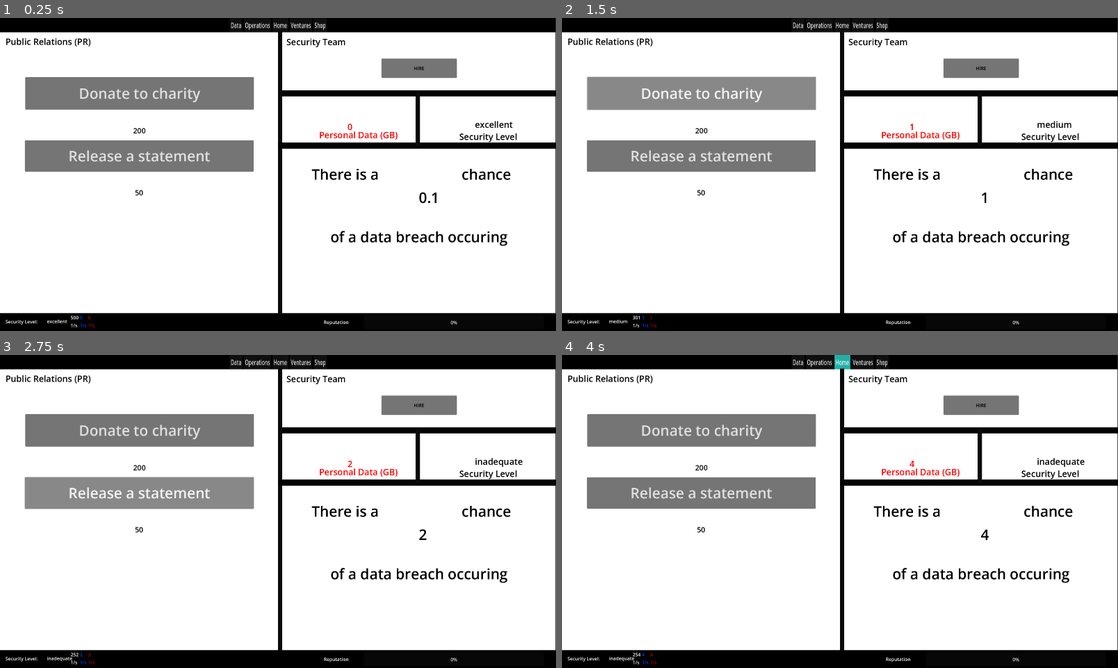
Above: before the commit, frames 1-4 (two rows, left to right).
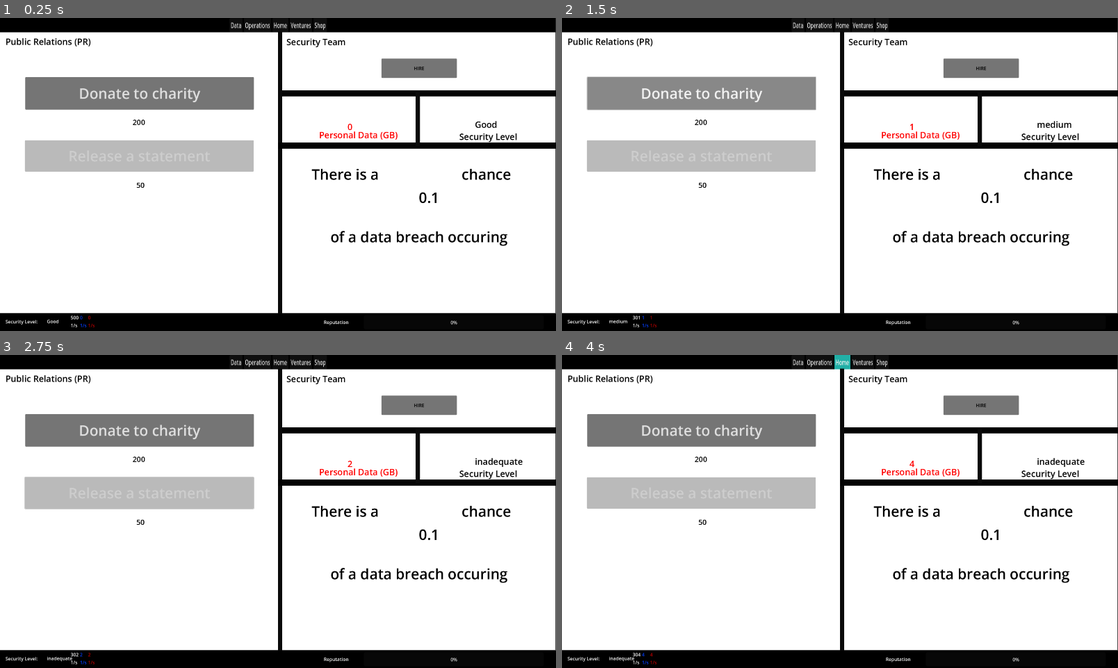
Above: after the commit, the same moments.

Repository: worrall1/PrivacyGame
Game: Godot game, scene res://Operations.tscn
Same seed, same stepped clock (60 frames per second), same inputs: the game is played once before the commit and once after it. Before the commit the project has no main scene; this scene is started directly in both runs.
Inputs (mouse positions are in pixels of both pictures, inside the frame that each line leads up to):
- Up to frame 1 (0.25 s): no input
- Up to frame 2 (1.5 s): click "Operations" at 0.5 s; click "Donate to charity" at 1.25 s
- Up to frame 3 (2.75 s): click (139, 492) at 2 s, where only the run before the commit has a clickable "Release a statement"
- Up to frame 4 (4 s): click "Data" at 2.75 s; click "Home" at 3.5 s

The runs differ from the first frame. In frame 1, 4.0% of the frame differs, in the area x 4-93%, y 32-98%; in frame 2, 4.0%; in frame 3, 4.1%, in the area x 4-79%, y 32-97%; in frame 4, 4.0%.

Commit message:
globals&ops
- increased amount of security levels
- removed redundant code
- improved functionality in operations

Diff:
--- a/Globals.gd
+++ b/Globals.gd
@@ -52,17 +52,7 @@
 			redDataTotal += rdps * reputationModifier * timeModifier
 			seconds += 1
 			breachTemp = redDataTotal
-			for i in range(securityFreq):
-				breachTemp = breachTemp / 2
-			breachProb = breachTemp
-			if (breachProb < 0.04):
-				securityLevel = "Good"
-			elif ((breachProb >= 0.04) && (breachProb < 0.2)):
-				securityLevel = "Threatened"
-			elif ((breachProb >= 0.2) && (breachProb < 0.5)):
-				securityLevel = "Poor"
-			else:
-				securityLevel = "Critical"
+			update_security_level()
 		if(seconds > 20):
 			quarter += 1
 			seconds = 0
@@ -73,3 +63,16 @@
 				redData = 0
 			get_tree().change_scene_to_file("res://YearlyReport.tscn")
 	pass
+
+func update_security_level():
+	var ratio = redData / max(securityFreq, 1) # Avoid division by zero
+	if ratio > 1.5:
+		securityLevel = "inadequate"
+	elif ratio > 1.0:
+		securityLevel = "poor"
+	elif ratio > 0.5:
+		securityLevel = "medium"
+	elif ratio > 0.2:
+		securityLevel = "good"
+	else:
+		securityLevel = "excellent"
--- a/Operations.gd
+++ b/Operations.gd
@@ -8,24 +8,26 @@
 var statementRep = 2
 var reputation_label
 
+# Additional PR Action
+var additionalPRCost = 300
+var additionalPRRep = 8
+
 # Called when the node enters the scene tree for the first time.
 func _ready():
-	reputation_label = get_node("/root/CanvasLayer/BottomBar/ReputationLabel")
 	update_pr_buttons()
 
 
 # Called every frame. 'delta' is the elapsed time since the previous frame.
 func _process(delta):
 	$PersData.text = str(Globals.redData)
-	update_security_level()  # Update the security level
 	$SecLevel.text = str(Globals.securityLevel)
 	$BreachProb.text = str(Globals.breachProb)
 	$StatementCost.text = str(statementCost)
 	$CharityCost.text = str(charityCost)
 	# Disable the hire button if not enough money
 	$Hire.disabled = Globals.money < hireCost
+	$StatementButton.disabled = !Globals.breachThisQuarter or Globals.money < statementCost
 
-	pass
 
 func _on_hire_pressed():
 	if Globals.money >= hireCost:
@@ -36,20 +38,8 @@
 		$SecurityLabel.text = str(Globals.securityFreq)
 	pass
 
-# Function to update the security level
-func update_security_level():
-	var ratio = Globals.redData / max(Globals.securityFreq, 1) # Avoid division by zero
 
-	if ratio > 1.5:
-		Globals.securityLevel = "inadequate"
-	elif ratio > 1.0:
-		Globals.securityLevel = "poor"
-	elif ratio > 0.5:
-		Globals.securityLevel = "medium"
-	elif ratio > 0.2:
-		Globals.securityLevel = "good"
-	else:
-		Globals.securityLevel = "excellent"
+
 
 func update_pr_buttons():
 	# Disables the PR buttons if there isn't enough money
@@ -63,14 +53,14 @@
 		Globals.money -= charityCost
 		Globals.reputation += charityRep
 		update_pr_buttons()
-		#reputation_label.text = str(Globals.reputation)
+		Globals.reputation += 5
 
 func _on_statement_button_pressed():
 	if Globals.money >= statementCost:
 		Globals.money -= statementCost
 		Globals.reputation += statementRep
 		update_pr_buttons()
-		#reputation_label.text = str(Globals.reputation)
+		Globals.reputation += 2
 
 
 func update_pr_section():
--- a/Operations.tscn
+++ b/Operations.tscn
@@ -98,10 +98,10 @@
 color = Color(0.0392157, 0.0392157, 0.0392157, 1)
 
 [node name="StatementCost" type="Label" parent="."]
-offset_left = 466.0
-offset_top = 585.0
+offset_left = 471.0
+offset_top = 559.0
 offset_right = 586.0
-offset_bottom = 651.0
+offset_bottom = 594.0
 theme_override_colors/font_color = Color(0, 0, 0, 1)
 theme_override_font_sizes/font_size = 25
 
@@ -123,8 +123,8 @@
 text = "Personal Data (GB)"
 
 [node name="CharityCost" type="Label" parent="."]
-offset_left = 460.0
-offset_top = 371.0
+offset_left = 458.0
+offset_top = 342.0
 offset_right = 660.0
 offset_bottom = 460.0
 theme_override_colors/font_color = Color(0, 0, 0, 1)
--- a/project.godot
+++ b/project.godot
@@ -11,6 +11,7 @@
 [application]
 
 config/name="Privacy Game"
+run/main_scene="res://TitleScreen.tscn"
 config/features=PackedStringArray("4.1", "Forward Plus")
 config/icon="res://icon.svg"
 
